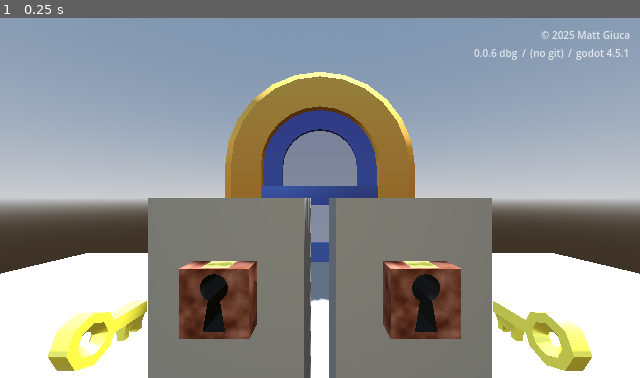
Above: before the commit, frame 1.
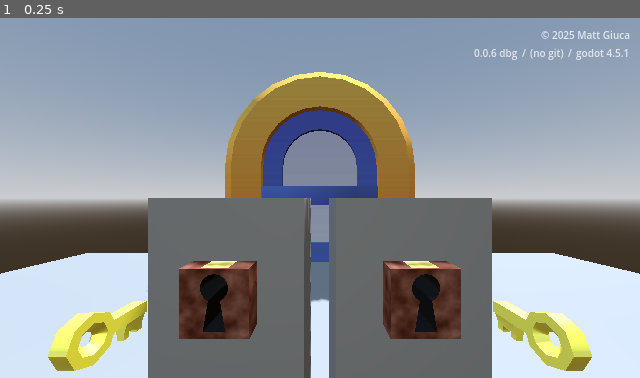
Above: after the commit, the same moment.

Repository: mgiuca/two-hands
Game: Godot game, scene res://scenes/main.tscn
Two runs of this game, one before a commit and one after it. Both use one fixed random seed, a clock stepped at 60 frames per second and the inputs below. Sound files missing from this copy of the repository are replaced by a short silence.
Inputs:
- Up to frame 1 (0.25 s): no input

The runs differ from the first frame. In frame 1, 15% of the frame differs, in the area x 0-100%, y 15-100%.

Commit message:
Reduce the intensity of all lights.
The Compatibility renderer has very different lighting and lights tend
to wash out. This reduction in intensity (by half to 2/3) makes the
lighting more in line with the Mobile renderer.

Diff:
--- a/scenes/level.tscn
+++ b/scenes/level.tscn
@@ -34,6 +34,7 @@
 
 [node name="Sun" type="DirectionalLight3D" parent="."]
 transform = Transform3D(-0.8660254, -0.43301278, 0.25, 0, 0.49999997, 0.86602545, -0.50000006, 0.75, -0.43301266, 0, 0, 0)
+light_energy = 0.4
 shadow_enabled = true
 
 [node name="WorldEnvironment" type="WorldEnvironment" parent="."]
--- a/scenes/levels/babies.tscn
+++ b/scenes/levels/babies.tscn
@@ -240,7 +240,7 @@
 [node name="SecondaryLight" type="OmniLight3D" parent="." index="11"]
 transform = Transform3D(1, 0, 0, 0, 1, 0, 0, 0, 1, 0, 2.2278504, 0.83508337)
 light_color = Color(1, 0.94133335, 0.68, 1)
-light_energy = 1.66
+light_energy = 0.5
 
 [node name="CustomSetup" parent="." index="12"]
 script = SubResource("GDScript_01i28")
--- a/scenes/levels/baseball_day.tscn
+++ b/scenes/levels/baseball_day.tscn
@@ -63,4 +63,4 @@
 [node name="SecondaryLight" type="OmniLight3D" parent="." index="11"]
 transform = Transform3D(1, 0, 0, 0, 1, 0, 0, 0, 1, 0, 1.2278504, 0.83508337)
 light_color = Color(1, 0.94133335, 0.68, 1)
-light_energy = 0.34
+light_energy = 0.15
--- a/scenes/levels/baseball_night.tscn
+++ b/scenes/levels/baseball_night.tscn
@@ -36,6 +36,7 @@
 [node name="Sun" parent="." index="0"]
 transform = Transform3D(-0.8660254, -0.43301278, 0.24999999, 0.081266895, -0.6152517, -0.78413075, 0.49335158, -0.65876037, 0.5680132, 0, 0, 0)
 layers = 2
+light_energy = 1.0
 
 [node name="WorldEnvironment" parent="." index="1"]
 environment = SubResource("Environment_lkgpm")
--- a/scenes/levels/bowling.tscn
+++ b/scenes/levels/bowling.tscn
@@ -74,4 +74,4 @@
 [node name="SecondaryLight" type="OmniLight3D" parent="." index="13"]
 transform = Transform3D(1, 0, 0, 0, 1, 0, 0, 0, 1, 0, 1.2278504, 0.83508337)
 light_color = Color(1, 0.94133335, 0.68, 1)
-light_energy = 0.34
+light_energy = 0.15
--- a/scenes/levels/easy_locks.tscn
+++ b/scenes/levels/easy_locks.tscn
@@ -36,7 +36,7 @@
 [node name="SecondaryLight" type="OmniLight3D" parent="." index="11"]
 transform = Transform3D(1, 0, 0, 0, 1, 0, 0, 0, 1, 0, 1.2278504, 0.83508337)
 light_color = Color(1, 0.94133335, 0.68, 1)
-light_energy = 0.34
+light_energy = 0.15
 
 [editable path="PedestalLeft"]
 [editable path="PedestalRight"]
--- a/scenes/levels/far_locks.tscn
+++ b/scenes/levels/far_locks.tscn
@@ -71,7 +71,7 @@
 [node name="SecondaryLight" type="OmniLight3D" parent="." index="11"]
 transform = Transform3D(1, 0, 0, 0, 1, 0, 0, 0, 1, 0, 1.2278504, 0.83508337)
 light_color = Color(1, 0.94133335, 0.68, 1)
-light_energy = 0.34
+light_energy = 0.15
 
 [editable path="PedestalLeft"]
 [editable path="PedestalRight"]
--- a/scenes/levels/free_your_mind.tscn
+++ b/scenes/levels/free_your_mind.tscn
@@ -232,12 +232,12 @@
 [node name="SecondaryLight" type="OmniLight3D" parent="." index="10"]
 transform = Transform3D(1, 0, 0, 0, 1, 0, 0, 0, 1, 1.28, 1.868, 0)
 light_color = Color(1, 0.94133335, 0.68, 1)
-light_energy = 0.2
+light_energy = 0.15
 
 [node name="SecondaryLight2" type="OmniLight3D" parent="." index="11"]
 transform = Transform3D(1, 0, 0, 0, 1, 0, 0, 0, 1, -1.28, 1.868, 0)
 light_color = Color(1, 0.94133335, 0.68, 1)
-light_energy = 0.2
+light_energy = 0.15
 
 [node name="FlagsLeft" parent="." index="12" instance=ExtResource("6_mvgbr")]
 transform = Transform3D(-1, 0, -8.742278e-08, 0, 1, 0, 8.742278e-08, 0, -1, 1.0612818, 0.9673317, 1.7712408)
--- a/scenes/levels/high_low_locks.tscn
+++ b/scenes/levels/high_low_locks.tscn
@@ -105,4 +105,4 @@
 [node name="SecondaryLight" type="OmniLight3D" parent="." index="10"]
 transform = Transform3D(1, 0, 0, 0, 1, 0, 0, 0, 1, 0, 1.2278504, 0.83508337)
 light_color = Color(1, 0.94133335, 0.68, 1)
-light_energy = 0.34
+light_energy = 0.15
--- a/scenes/levels/sliding_locks.tscn
+++ b/scenes/levels/sliding_locks.tscn
@@ -57,7 +57,7 @@
 [node name="SecondaryLight" type="OmniLight3D" parent="." index="11"]
 transform = Transform3D(1, 0, 0, 0, 1, 0, 0, 0, 1, 0, 1.2278504, 0.83508337)
 light_color = Color(1, 0.94133335, 0.68, 1)
-light_energy = 0.34
+light_energy = 0.15
 
 [node name="AnimationPlayer" type="AnimationPlayer" parent="." index="12"]
 libraries = {
--- a/scenes/levels/tunnel_locks.tscn
+++ b/scenes/levels/tunnel_locks.tscn
@@ -16,7 +16,7 @@
 [node name="SecondaryLight" type="OmniLight3D" parent="." index="5"]
 transform = Transform3D(1, 0, 0, 0, 1, 0, 0, 0, 1, 0, 1.2278504, 0.83508337)
 light_color = Color(1, 0.94133335, 0.68, 1)
-light_energy = 0.34
+light_energy = 0.15
 
 [node name="KeyLeft" parent="." index="6" instance=ExtResource("2_isopi")]
 
